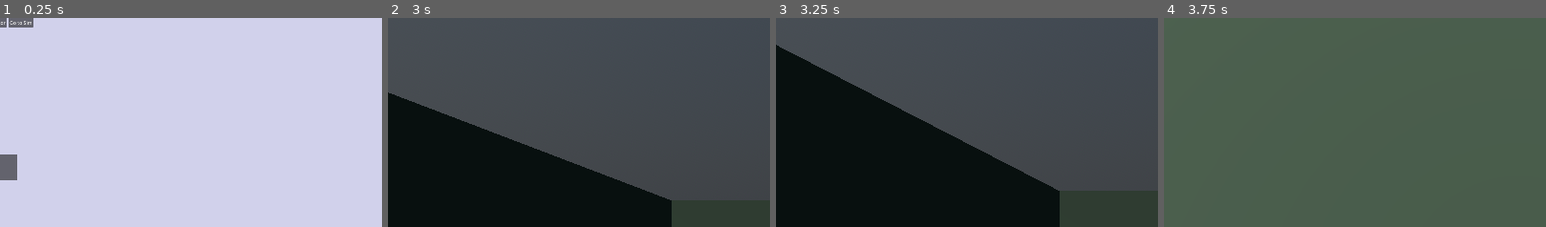
Above: before the commit, frames 1-4 (left to right).
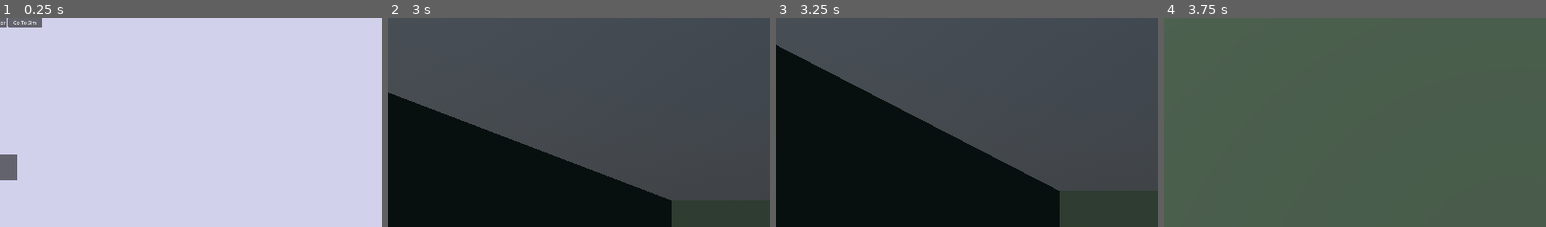
Above: after the commit, the same moments.

Repository: Spaghetworks/Spaghetworks
Game: Godot game, scene res://SceneStateMachine.tscn
Two runs of this game, one before a commit and one after it. Both use one fixed random seed, a clock stepped at 60 frames per second and the inputs below.
Inputs (mouse positions are % of the whole screen's width and height, from its top left):
- Up to frame 1 (0.25 s): no input
- Up to frame 2 (3 s): click "Restart Editor" at 0.5 s; click "Restart Editor" at 1.25 s; click "Restart Editor" at 2 s; click "Go to Sim" (after the commit: "Go To Sim") at 2.75 s
- Up to frame 3 (3.25 s): no input
- Up to frame 4 (3.75 s): tap Enter at 3.5 s; move the mouse to (55, 50) at 3.52 s; hold W (CharacterMoveForward) from 3.53 s (still down); tap Ctrl (CharacterCrouch) at 3.6 s
The pictures show only the part of the screen within x 4-54%, y 0-50%; the shares and areas given below are measured in that part.

The runs differ from the first frame. In frame 1, 0.2% of the frame differs, in the area x 2-11%, y 0-5%; in frame 2, nothing differs; in frame 3, nothing differs; in frame 4, less than 0.1%.

Commit message:
fix(editor): give the top-left buttons proper names

Diff:
--- a/EditorSystem/Editor_UI.tscn
+++ b/EditorSystem/Editor_UI.tscn
@@ -14,18 +14,18 @@
 mouse_filter = 2
 script = ExtResource("1_avofj")
 
-[node name="Button" type="Button" parent="."]
+[node name="Restart Editor" type="Button" parent="."]
 layout_mode = 1
 offset_right = 8.0
 offset_bottom = 8.0
 text = "Restart Editor"
 
-[node name="Button2" type="Button" parent="."]
+[node name="Go To Sim" type="Button" parent="."]
 layout_mode = 1
-offset_left = 121.0
-offset_right = 204.0
+offset_left = 119.0
+offset_right = 233.0
 offset_bottom = 31.0
-text = "Go to Sim"
+text = "Go To Sim"
 
 [node name="TabContainer" type="TabContainer" parent="."]
 layout_mode = 1
@@ -81,5 +81,5 @@
 [node name="VBoxContainer" type="VBoxContainer" parent="InteractionMenu/VBoxContainer"]
 layout_mode = 2
 
-[connection signal="pressed" from="Button" to="." method="_on_reload_pressed"]
-[connection signal="pressed" from="Button2" to="." method="_on_to_sim_pressed"]
+[connection signal="pressed" from="Restart Editor" to="." method="_on_reload_pressed"]
+[connection signal="pressed" from="Go To Sim" to="." method="_on_to_sim_pressed"]
